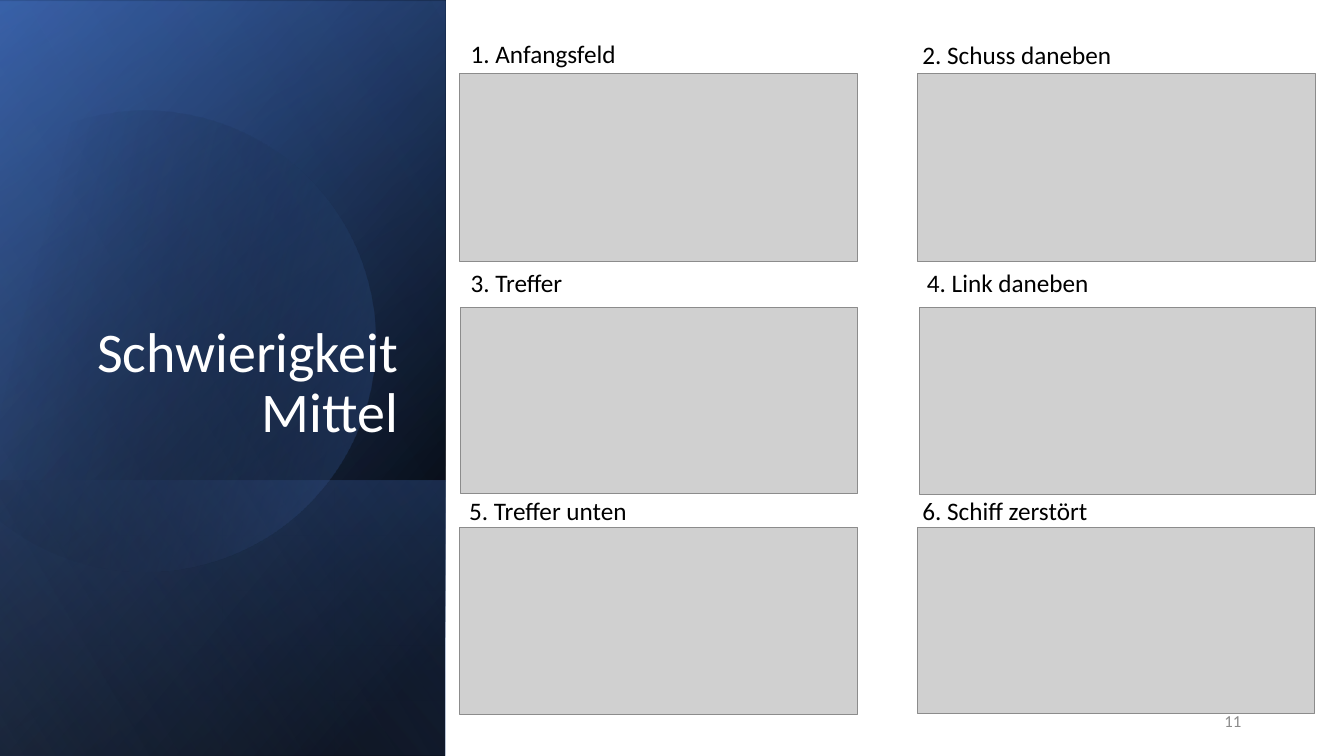
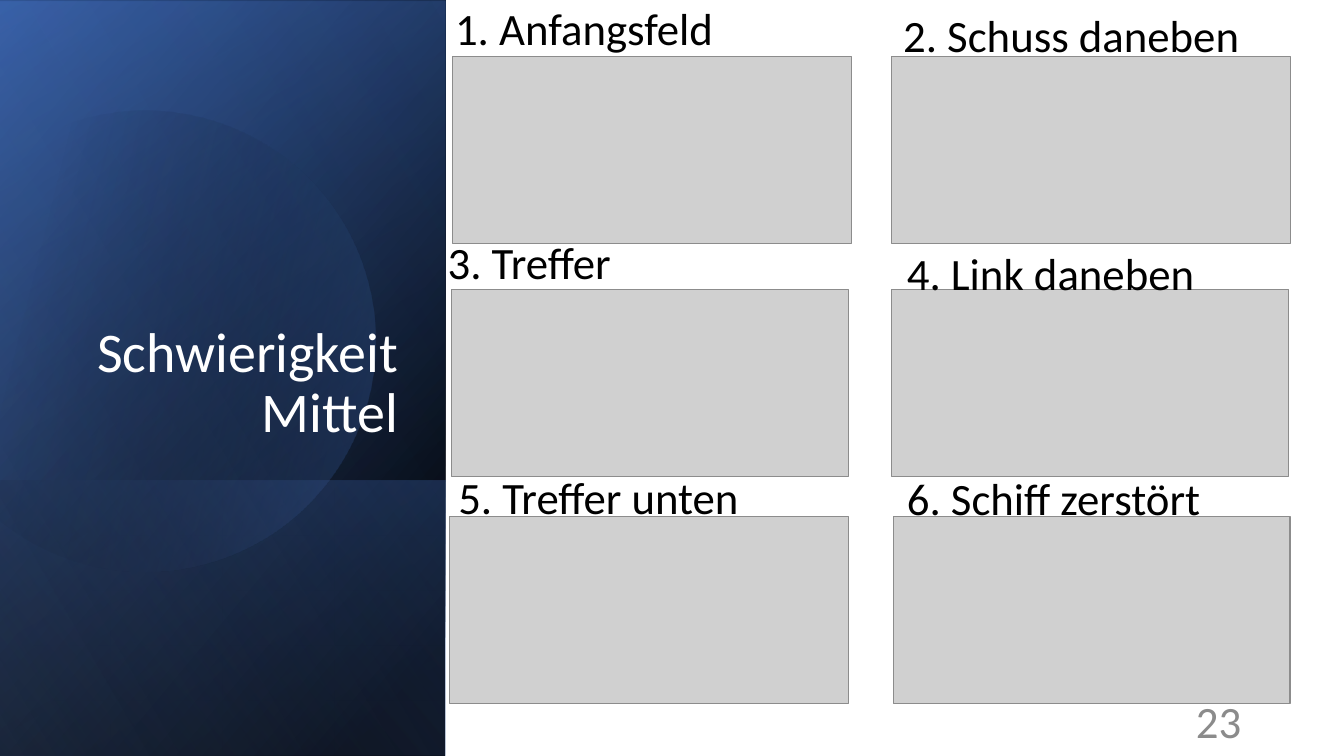
Before and after one commit to ConfusedMess/Schulprojekt, a slide deck: slide 23 of Schiffe versenken.pptx (slide 11 before the commit). Drawn at 1344x756 pixels with LibreOffice and Linux fonts; fonts in the diff are those of the drawing; grey boxes stand for pictures. Boxes give left, top, right and bottom in pixels: in the first picture for what was removed or moved away, otherwise in the second. Text is boxed around its words. In the diff, an @@ line names an element or a change of style, - is before the commit and + after.

```diff
--- a/Schiffe versenken.pptx
+++ b/Schiffe versenken.pptx
@@ size 18 to 32 pt in 6 elements at [458,483,739,526], [907,259,1194,302], [907,484,1200,527], [903,21,1239,64], [448,242,611,291], [455,14,713,53] @@
@@ text "1. Anfangsfeld": place and size @@
-text "1. Anfangsfeld" at [471,45,615,68]
+text "1. Anfangsfeld" at [455,14,713,53]
@@ text "2. Schuss daneben": place and size @@
-text "2. Schuss daneben" at [922,46,1111,65]
+text "2. Schuss daneben" at [903,21,1239,64]
@@ picture: place and size @@
-picture at [460,74,858,261]
+picture at [453,56,851,244]
@@ picture: place and size @@
-picture at [918,74,1316,261]
+picture at [892,56,1291,244]
@@ text "3. Treffer": place and size @@
-text "3. Treffer" at [471,274,562,292]
+text "3. Treffer" at [448,242,611,291]
@@ text "4. Link daneben": place and size @@
-text "4. Link daneben" at [927,274,1088,292]
+text "4. Link daneben" at [907,259,1194,302]
@@ picture: place and size @@
-picture at [461,308,858,494]
+picture at [452,289,849,476]
@@ picture: place and size @@
-picture at [920,308,1317,495]
+picture at [892,289,1290,477]
@@ text "5. Treffer unten": place and size @@
-text "5. Treffer unten" at [469,502,626,520]
+text "5. Treffer unten" at [458,483,739,526]
@@ text "6. Schiff zerstört": place and size @@
-text "6. Schiff zerstört" at [922,502,1088,521]
+text "6. Schiff zerstört" at [907,484,1200,527]
@@ picture: place and size @@
-picture at [460,527,858,715]
+picture at [450,516,848,704]
@@ picture: place and size @@
-picture at [918,527,1315,714]
+picture at [893,517,1291,704]
@@ page number at [1196,701,1241,738]: text changed; size 12 to 32 pt @@
-11
+23
```
Also in this commit, not shown: 12 other slides changed, 12 slides added.
